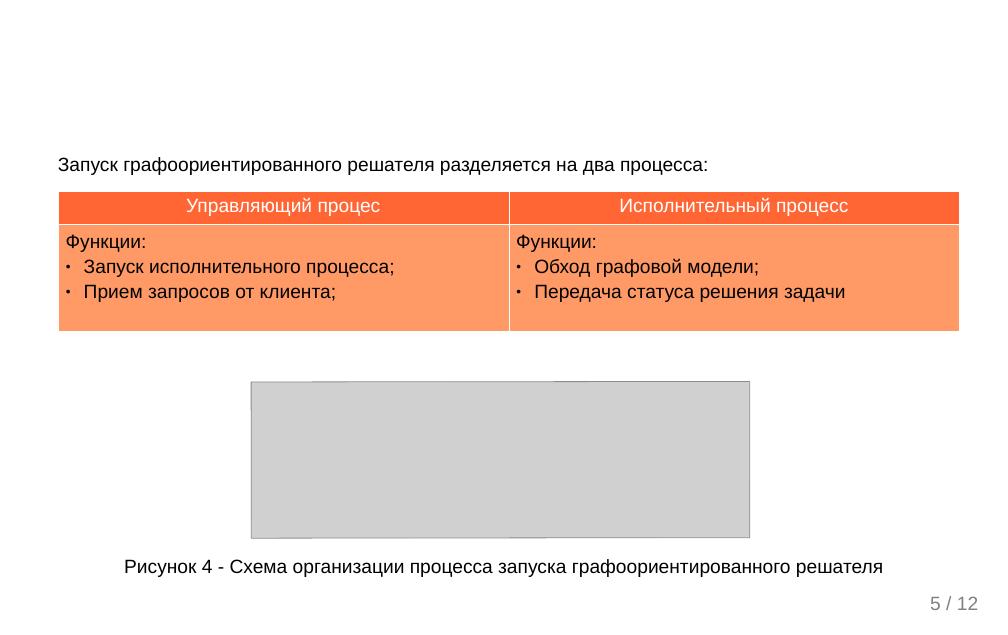
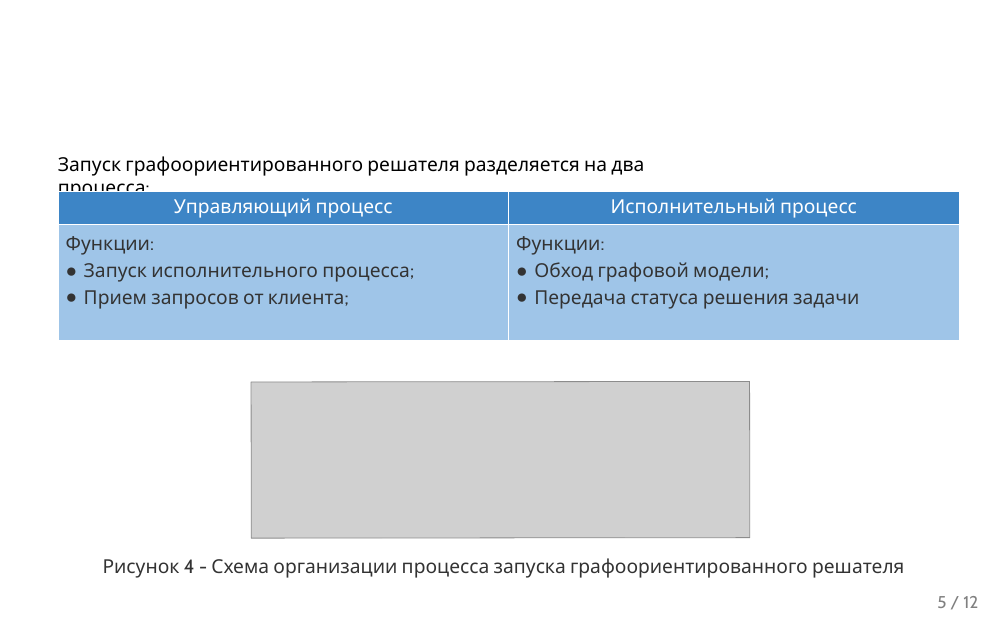
Before and after one commit to ITesserakt/Kodept, a slide deck: slide 6 of 04 - ВКРы/2019-2020 - Бизнес-логика в САПР на основе ГПИ/03 - Презентация/buisnes-logic_on_GBSE.pptx. Drawn at 1008x635 pixels with LibreOffice and Linux fonts; fonts in the diff are those of the drawing; grey boxes stand for pictures; background and template pictures are left out. Boxes give left, top, right and bottom in pixels: in the first picture for what was removed or moved away, otherwise in the second. Text is boxed around its words. In the diff, an @@ line names an element or a change of style, - is before the commit and + after.

```diff
--- a/04 - ВКРы/2019-2020 - Бизнес-логика в САПР на основе ГПИ/03 - Презентация/buisnes-logic_on_GBSE.pptx
+++ b/04 - ВКРы/2019-2020 - Бизнес-логика в САПР на основе ГПИ/03 - Презентация/buisnes-logic_on_GBSE.pptx
@@ text "Запуск графоориентированного решателя разделяется на ..." at bbox=[58, 156, 644, 200]: font Arial to Cabin @@
@@ table at bbox=[58, 191, 960, 443] @@
-row 1, column 1: Управляющий процес
+row 1, column 1: Управляющий процесс
@@ fill #FF6633 to #3D85C6 in row 1 @@
@@ fill #FF9966 to #9FC5E8 in row 2 @@
@@ font Arial to Cabin in "Исполнительный процесс", "Функции:", "Запуск исполнительного процесса;", "Прием запросов от клиента;" and 3 more places @@
@@ text colour #000000 to #333333 in "Функции:", "Запуск исполнительного процесса;", "Прием запросов от клиента;", "Функции:" and 2 more places @@
@@ bullet colour #000000 to #333333 @@
@@ borders changed @@
@@ text "Рисунок 4 - Схема организации ..." at bbox=[103, 558, 904, 578]: font Arial to Cabin, text colour #000000 to #333333 @@
@@ text "5 / 12" at bbox=[937, 596, 978, 608]: size 18 to 16 pt, font Arial to Cabin @@
```
Also in this commit, not shown: 12 other slides changed.
